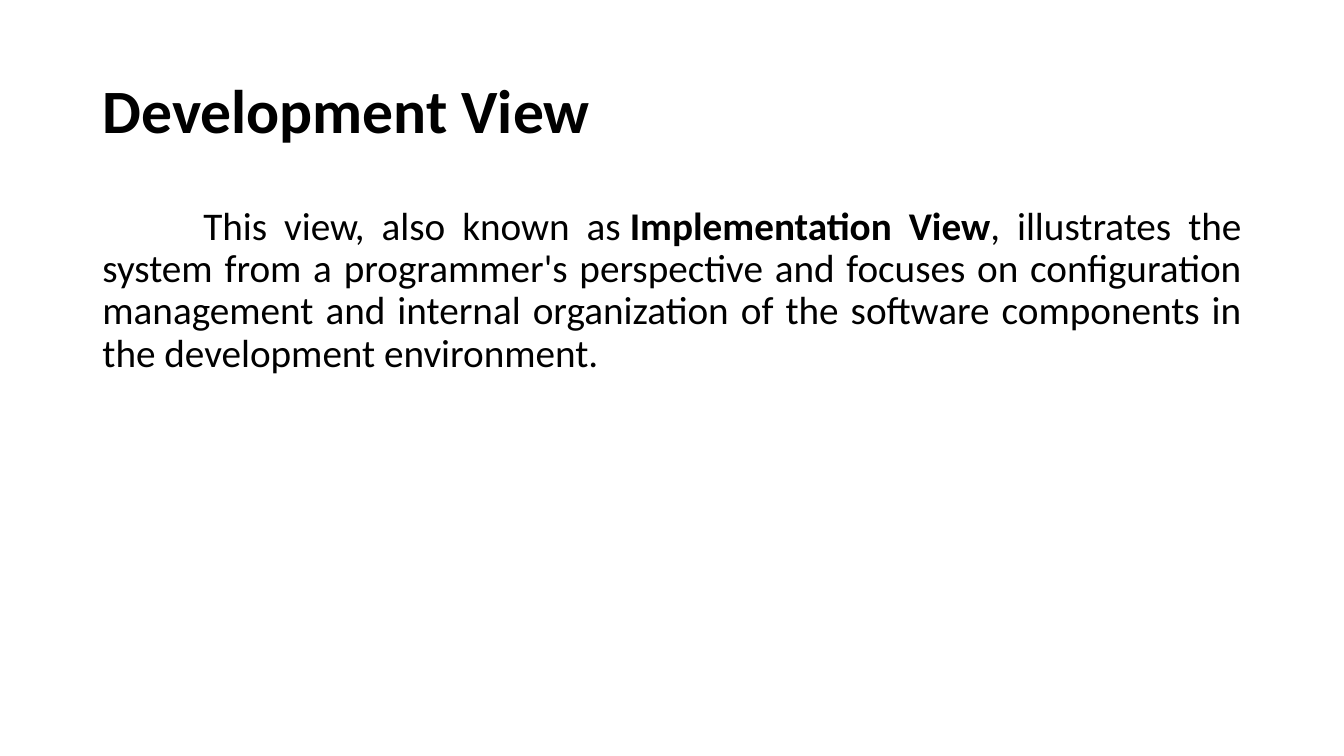
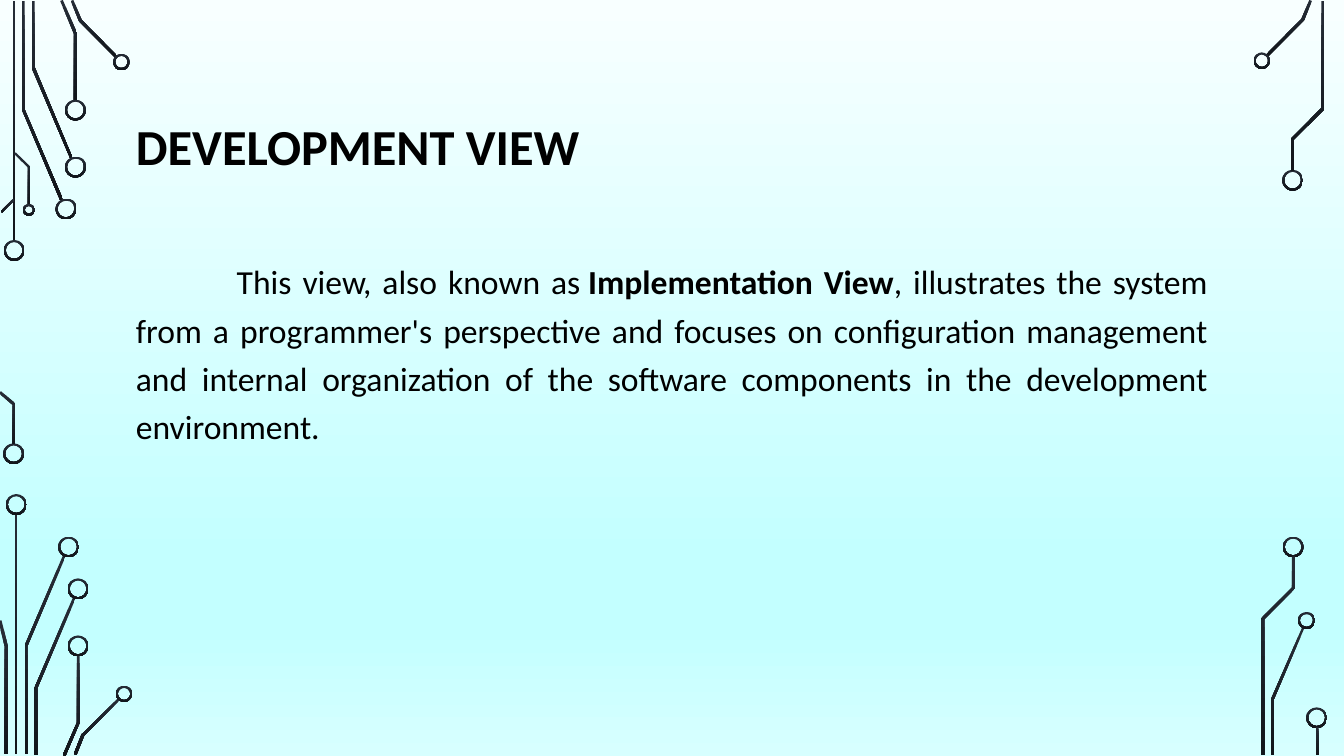
Before and after one commit to dianamoreira/thefuck, a slide deck: slide 11 of ArchSW-docs/The Fuck.pptx. Drawn at 1344x756 pixels with LibreOffice and Linux fonts; fonts in the diff are those of the drawing; background and template pictures are left out. Boxes give left, top, right and bottom in pixels: in the first picture for what was removed or moved away, otherwise in the second. Text is boxed around its words. In the diff, an @@ line names an element or a change of style, - is before the commit and + after.

```diff
--- a/ArchSW-docs/The Fuck.pptx
+++ b/ArchSW-docs/The Fuck.pptx
@@ background #FFFFFF to picture (left out) @@
@@ title at [136,132,579,166]: text changed; size 44 to 36 pt @@
-Development View
+DEVELOPMENT VIEW
@@ text "This view, also known as ...": place and size @@
-text "This view, also known as ..." at [102,212,1242,374]
+text "This view, also known as ..." at [136,270,1208,440]
@@ text "This view, also known as ..." at [136,270,1208,440]: size 28 to 24 pt; line spacing 0.9 to 1.2 @@
@@ group added at [0,0,1328,756]: 33 freeform shapes, 3 rectangles @@
```
Also in this commit, not shown: 10 other slides changed, 10 slides added, 6 slides removed, 1 other file.
